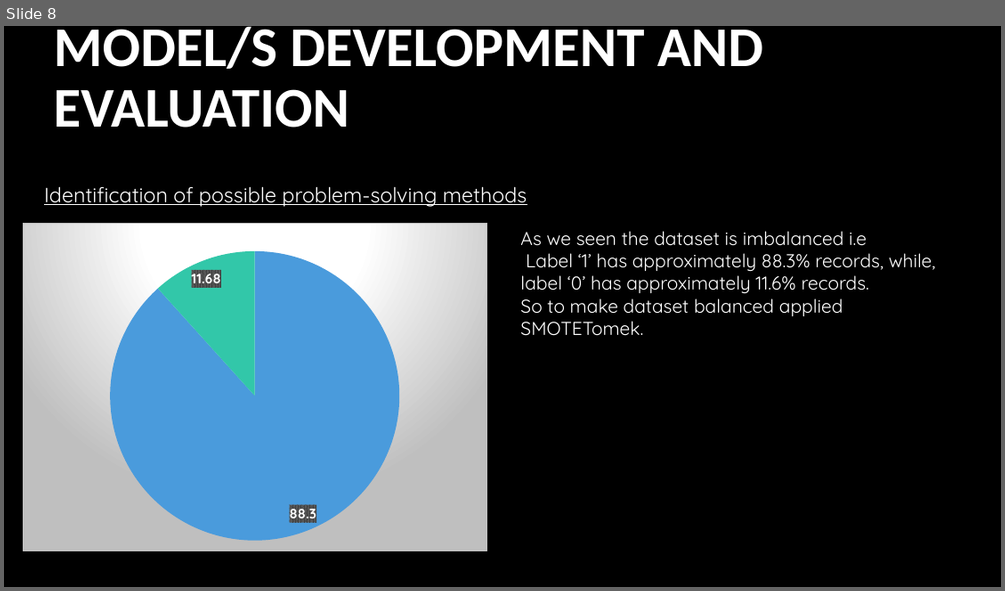
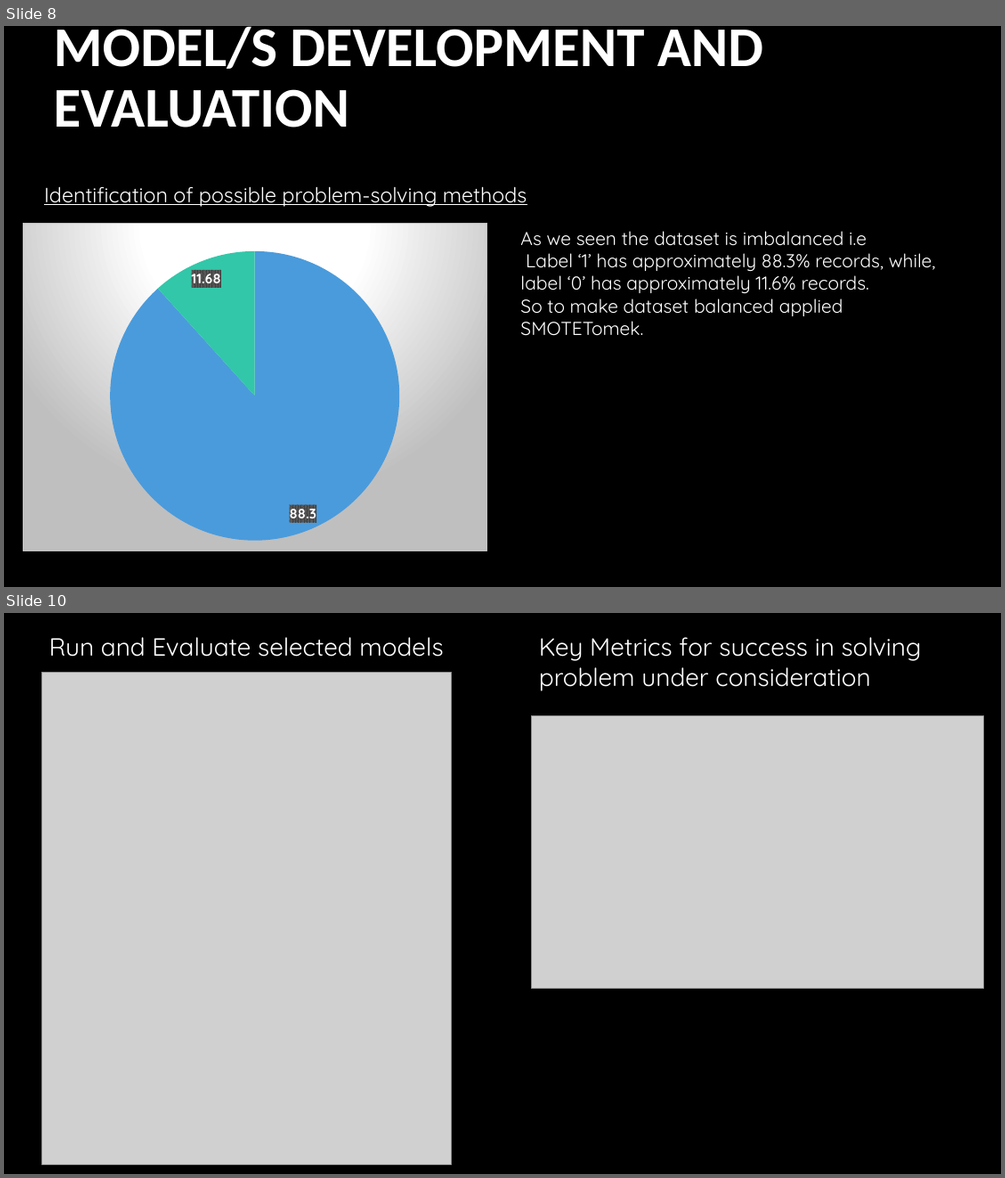
Before and after one commit to devanshusuri/Fliprobo-Assignments, a slide deck: Micro-Credit-Defaulter/Presentation1 (1).pptx. Shown one above the other, each under a label of ours: slide 8 before the commit, slides 8 and 10 after it; the slides between them are not shown. The pictures are 1005x591 and 1005x1178 pixels, drawn with LibreOffice and Linux fonts; fonts in the diff are those of the drawing; grey boxes stand for pictures; background and template pictures are left out. Boxes give left, top, right and bottom in pixels: in the first picture for what was removed or moved away, otherwise in the second. Text is boxed around its words. In the diff, an @@ line names an element or a change of style, - is before the commit and + after.

```diff
--- a/Micro-Credit-Defaulter/Presentation1 (1).pptx
+++ b/Micro-Credit-Defaulter/Presentation1 (1).pptx
@@ slide 10 added at [4, 613, 1001, 1174], background #000000 @@
@@ text added at [49, 637, 443, 657], 24 pt, text #FFFFFF @@
+Run and Evaluate selected models
@@ text added at [539, 637, 922, 691], 24 pt, text #FFFFFF @@
+Key Metrics for success in solving problem under consideration
@@ picture added at [42, 673, 452, 1164] @@
@@ picture added at [532, 715, 984, 989] @@
```
Also in this commit, not shown: 2 slides changed, 12 other slides added, 11 slides removed.
